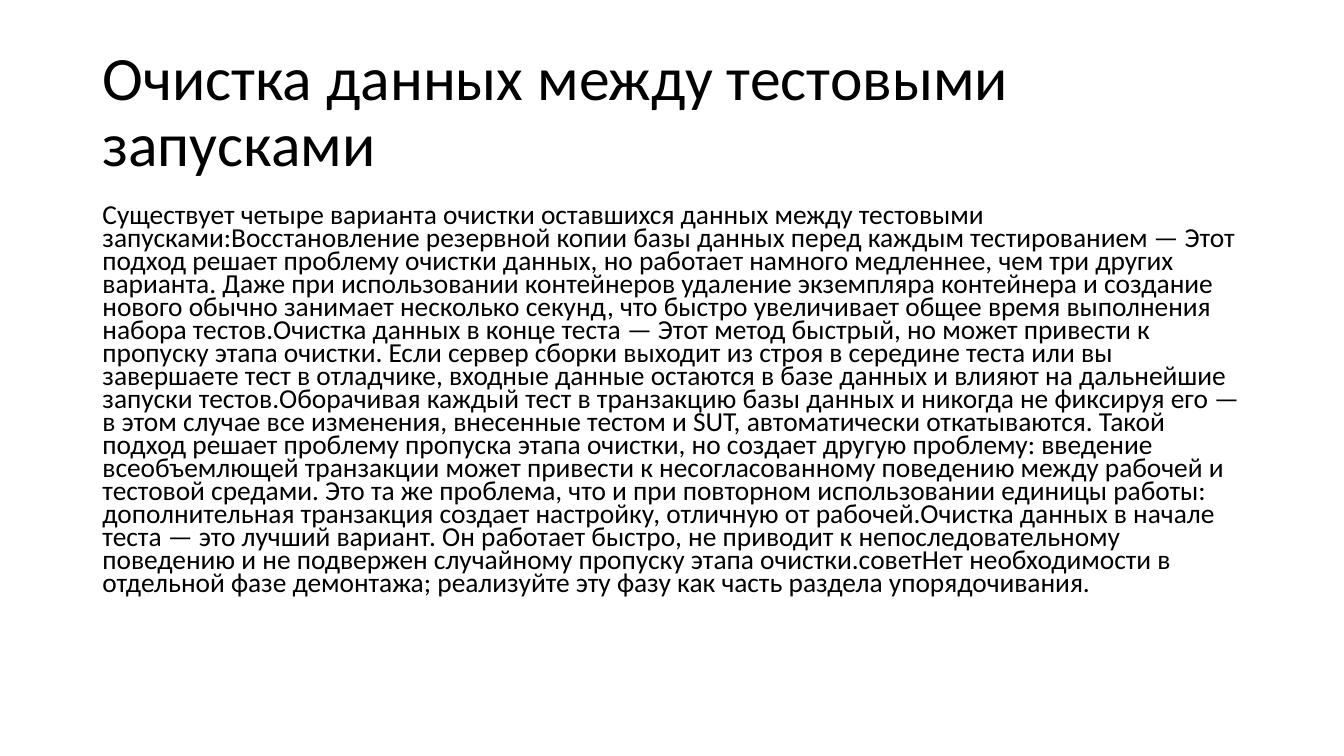
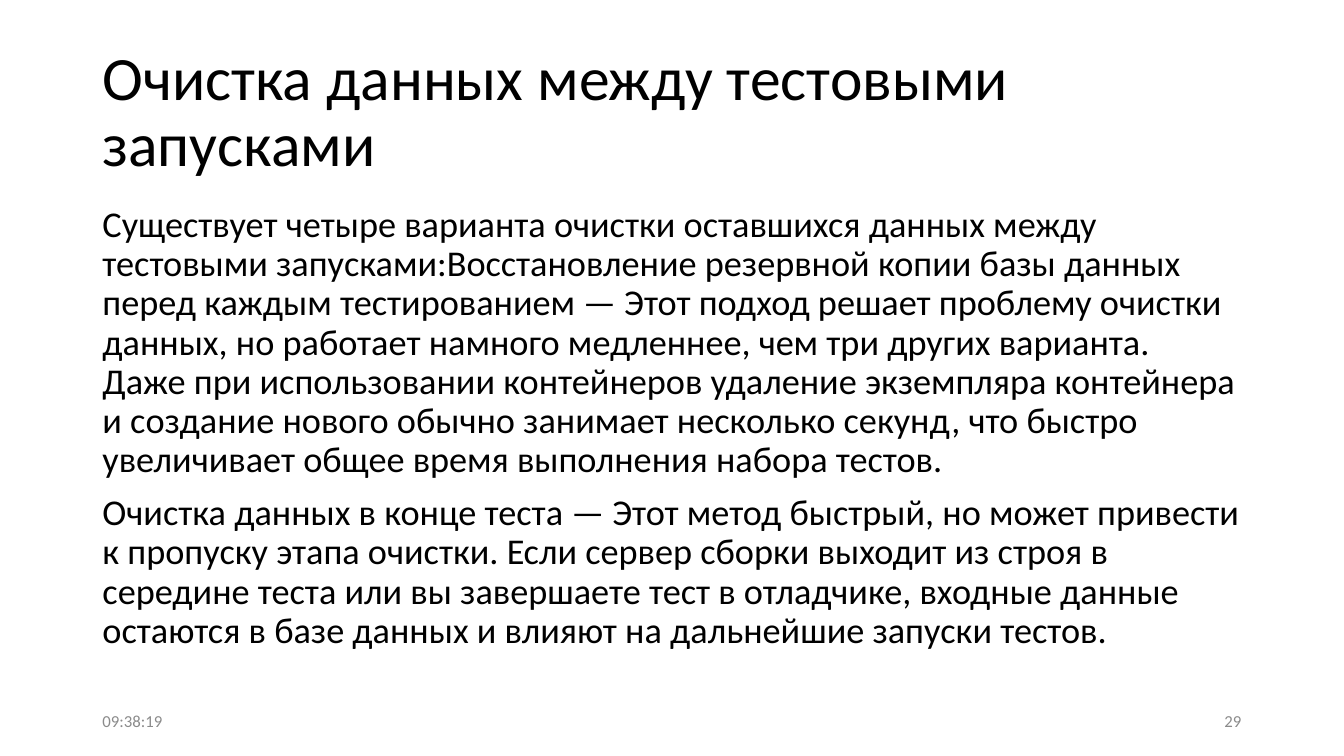
Before and after one commit to Sa1Gur/DbTest.Containers, a slide deck: slide 29 of DbaseTesting.pptx (slide 30 before the commit). Drawn at 1344x756 pixels with LibreOffice and Linux fonts; fonts in the diff are those of the drawing. Boxes give left, top, right and bottom in pixels: in the first picture for what was removed or moved away, otherwise in the second. Text is boxed around its words. In the diff, an @@ line names an element or a change of style, - is before the commit and + after.

```diff
--- a/DbaseTesting.pptx
+++ b/DbaseTesting.pptx
@@ text at bbox=[102, 213, 1239, 649]: text changed; size 19.6 to 25.9 pt @@
-Существует четыре варианта очистки оставшихся данных между тестовыми запусками:Восстановление резервной копии базы данных перед каждым тестированием — Этот подход решает проблему очистки данных, но работает намного медленнее, чем три других варианта. Даже при использовании контейнеров удаление экземпляра контейнера и создание нового обычно занимает несколько секунд, что быстро увеличивает общее время выполнения набора тестов.Очистка данных в конце теста — Этот метод быстрый, но может привести к пропуску этапа очистки. Если сервер сборки выходит из строя в середине теста или вы завершаете тест в отладчике, входные данные остаются в базе данных и влияют на дальнейшие запуски тестов.Оборачивая каждый тест в транзакцию базы данных и никогда не фиксируя его — в этом случае все изменения, внесенные тестом и SUT, автоматически откатываются. Такой подход решает проблему пропуска этапа очистки, но создает другую проблему: введение всеобъемлющей транзакции может привести к несогласованному поведению между рабочей и тестовой средами. Это та же проблема, что и при повторном использовании единицы работы: дополнительная транзакция создает настройку, отличную от рабочей.Очистка данных в начале теста — это лучший вариант. Он работает быстро, не приводит к непоследовательному поведению и не подвержен случайному пропуску этапа очистки.советНет необходимости в отдельной фазе демонтажа; реализуйте эту фазу как часть раздела упорядочивания.
+Существует четыре варианта очистки оставшихся данных между тестовыми запусками:Восстановление резервной копии базы данных перед каждым тестированием — Этот подход решает проблему очистки данных, но работает намного медленнее, чем три других варианта. Даже при использовании контейнеров удаление экземпляра контейнера и создание нового обычно занимает несколько секунд, что быстро увеличивает общее время выполнения набора тестов.
+Очистка данных в конце теста — Этот метод быстрый, но может привести к пропуску этапа очистки. Если сервер сборки выходит из строя в середине теста или вы завершаете тест в отладчике, входные данные остаются в базе данных и влияют на дальнейшие запуски тестов.
@@ text added at bbox=[102, 715, 162, 727], 12 pt, text #8C8C8C @@
+09:38:19
@@ page number added at bbox=[1224, 716, 1241, 727], 12 pt, text #8C8C8C @@
+29
```
Also in this commit, not shown: 66 other slides changed, 1 slide added, 2 slides removed.
